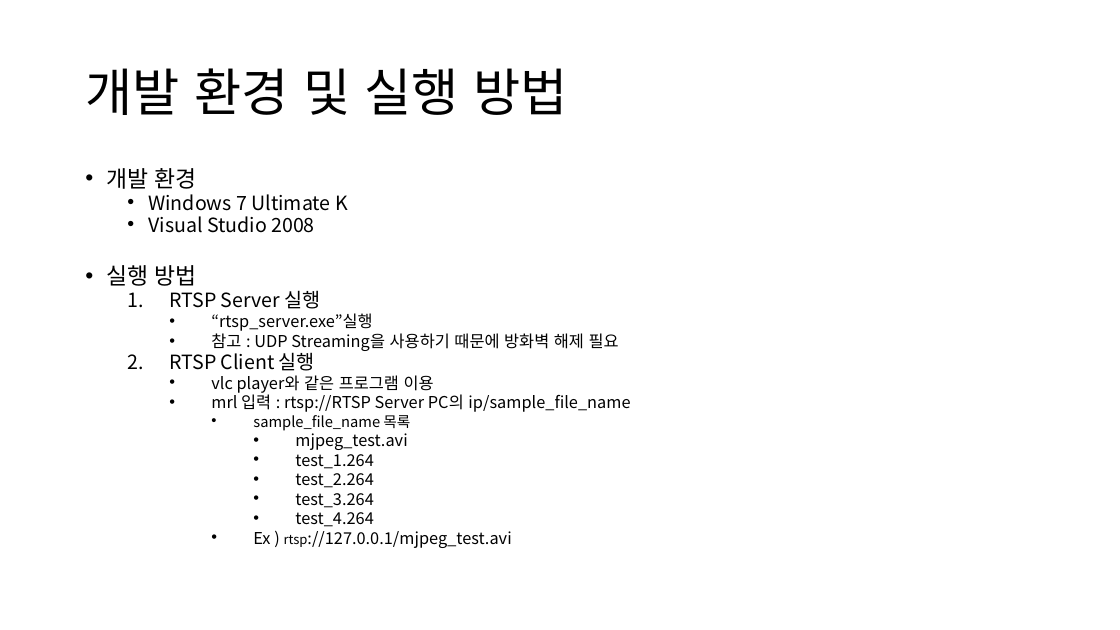
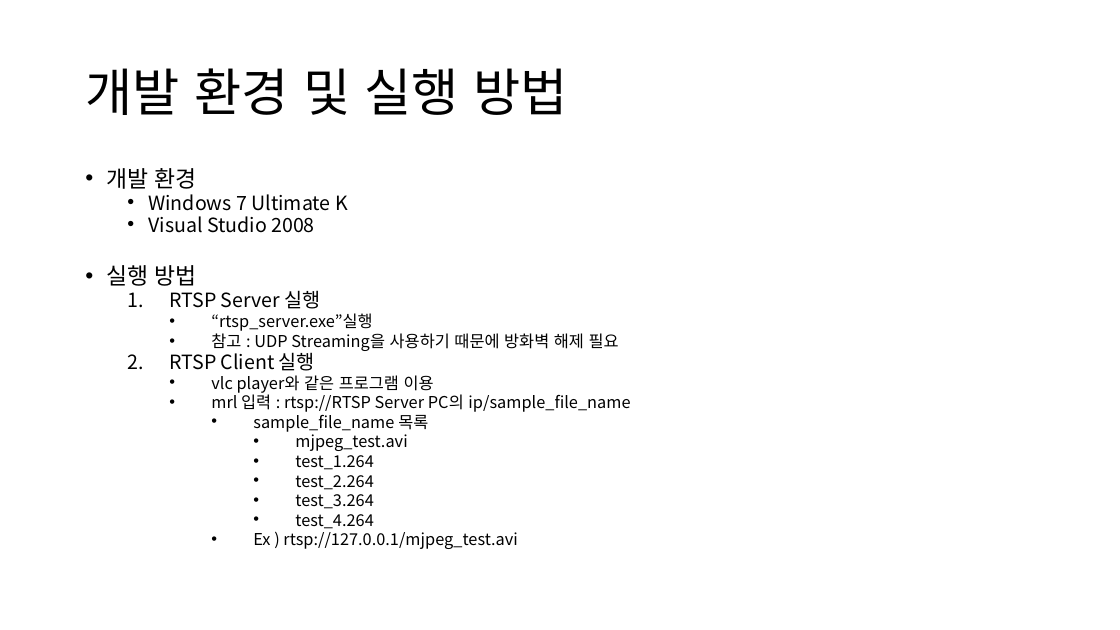
Before and after one commit to kim-jang-hyun/alber_rtsp_server, a slide deck: slide 3 of doc/rtsp_server.pptx. Drawn at 1120x630 pixels with LibreOffice and Linux fonts; fonts in the diff are those of the drawing. Boxes give left, top, right and bottom in pixels: in the first picture for what was removed or moved away, otherwise in the second. Text is boxed around its words. In the diff, an @@ line names an element or a change of style, - is before the commit and + after.

Commit message:
[modified] 문서 오타수정

```diff
--- a/doc/rtsp_server.pptx
+++ b/doc/rtsp_server.pptx
@@ text at (253,411,517,549): size 12.6 to 14 pt in "sample_file_name 목록"; size 11.2 to 14 pt in "rtsp://127.0.0.1/mjpeg_test.avi" @@
```
